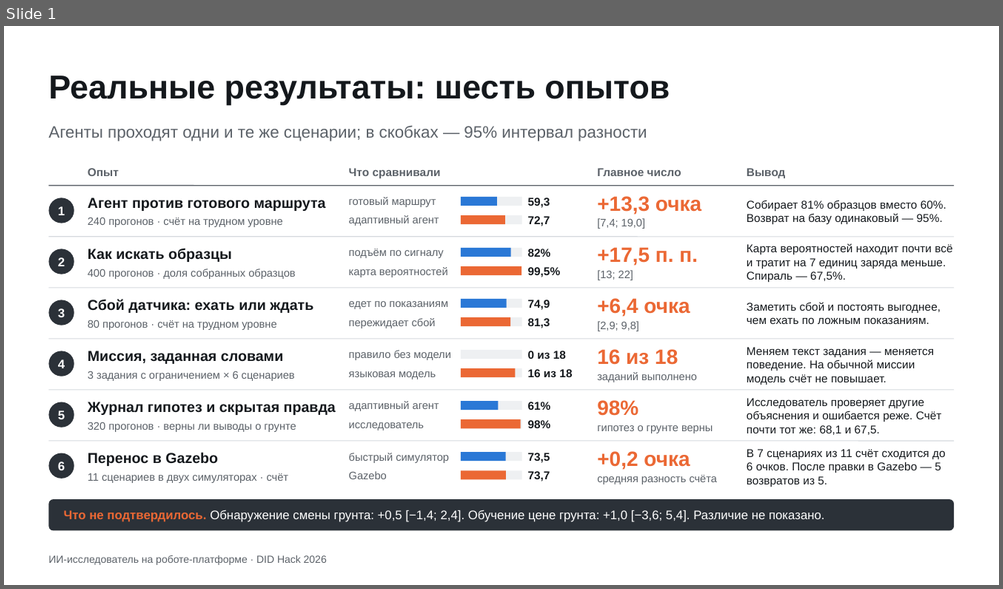
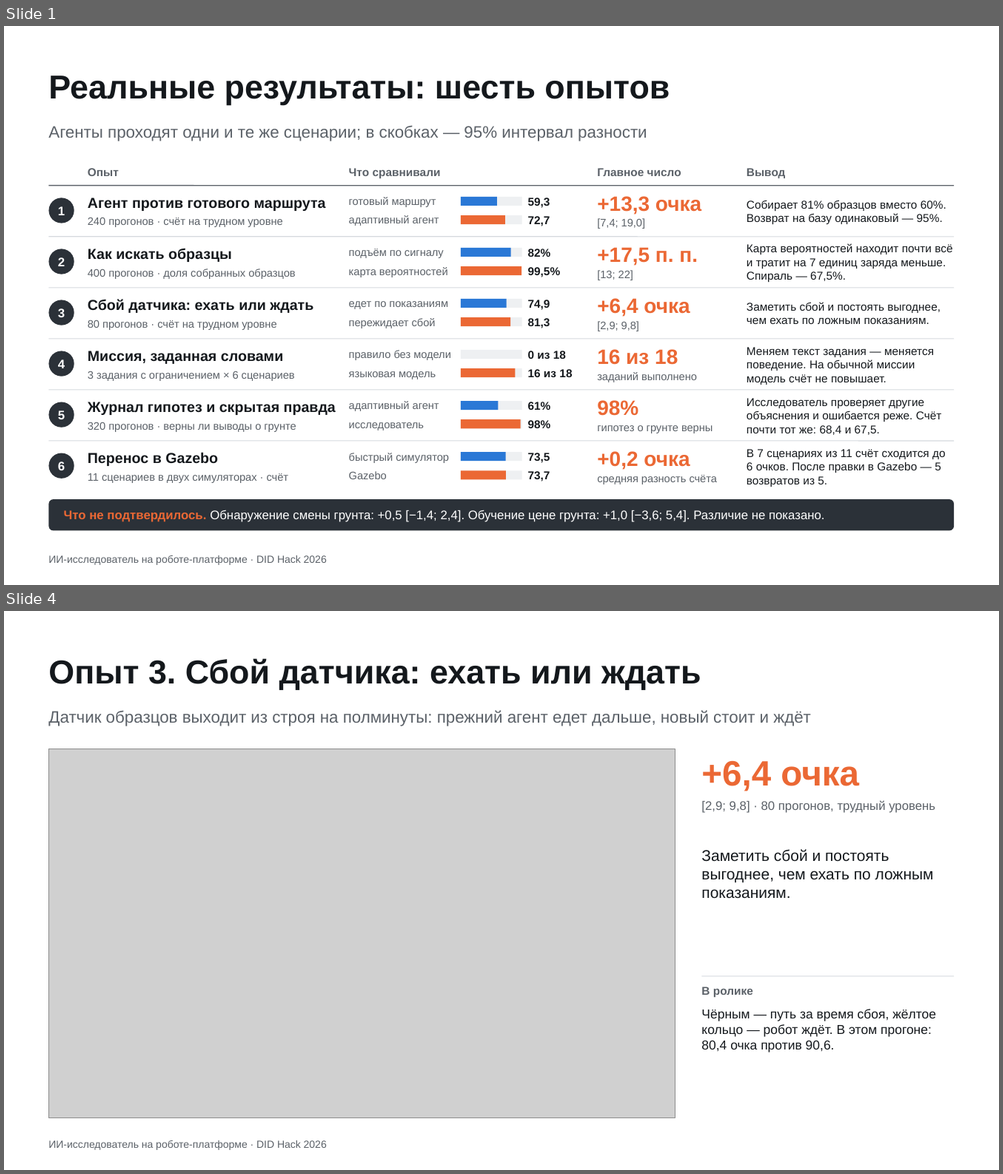
Before and after one commit to Mput13/did-hack, a slide deck: presentation/results_slide.pptx. Shown one above the other, each under a label of ours: slide 1 before the commit, slides 1 and 4 after it; the slides between them are not shown. The pictures are 1003x589 and 1003x1174 pixels, drawn with LibreOffice and Linux fonts; fonts in the diff are those of the drawing; grey boxes stand for pictures. Boxes give left, top, right and bottom in pixels: in the first picture for what was removed or moved away, otherwise in the second. Text is boxed around its words. In the diff, an @@ line names an element or a change of style, - is before the commit and + after.

```diff
--- a/presentation/results_slide.pptx
+++ b/presentation/results_slide.pptx
@@ slide 4 added at [4,611,999,1170], background #FFFFFF; not listed: 1 template element that a slide beside it also shows @@
@@ title added at [48,658,701,690], 32 pt, text #14181C, bold @@
+Опыт 3. Сбой датчика: ехать или ждать
@@ text added at [48,710,811,726], 16 pt, text #5B6168 @@
+Датчик образцов выходит из строя на полминуты: прежний агент едет дальше, новый стоит и ждёт
@@ picture added at [48,749,674,1119] @@
@@ text added at [701,761,859,792], 34 pt, text #EB6834, bold @@
++6,4 очка
@@ text added at [701,800,935,813], 12 pt, text #5B6168 @@
+[2,9; 9,8] · 80 прогонов, трудный уровень
@@ text added at [701,849,933,899], 15 pt, text #14181C @@
+Заметить сбой и постоять выгоднее, чем ехать по ложным показаниям.
@@ text added at [701,987,753,997], 11 pt, text #5B6168, bold @@
+В ролике
@@ line added from (702, 977) to (954, 977), #D5D9DE 0.75 pt @@
@@ text added at [701,1009,936,1053], 12.5 pt, text #14181C @@
+Чёрным — путь за время сбоя, жёлтое кольцо — робот ждёт. В этом прогоне: 80,4 очка против 90,6.
@@ slide 1 changed as well @@
@@ text at [746,398,942,435]: text changed @@
-Исследователь проверяет другие объяснения и ошибается реже. Счёт почти тот же: 68,1 и 67,5.
+Исследователь проверяет другие объяснения и ошибается реже. Счёт почти тот же: 68,4 и 67,5.
```
Also in this commit, not shown: 7 other slides added, 16 other files.
